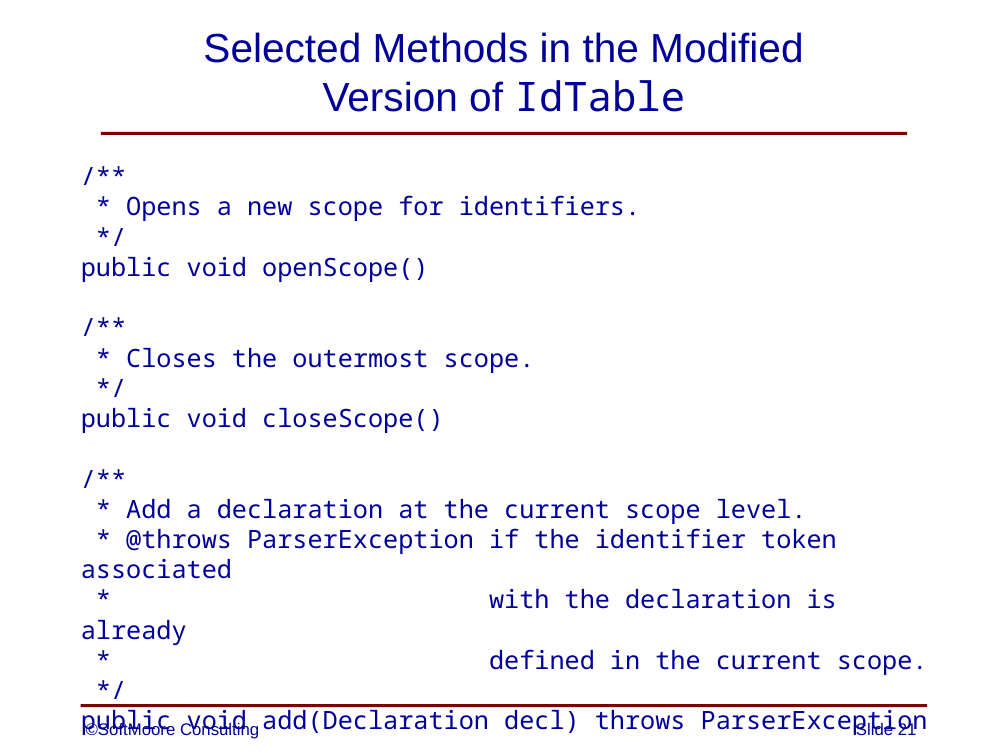
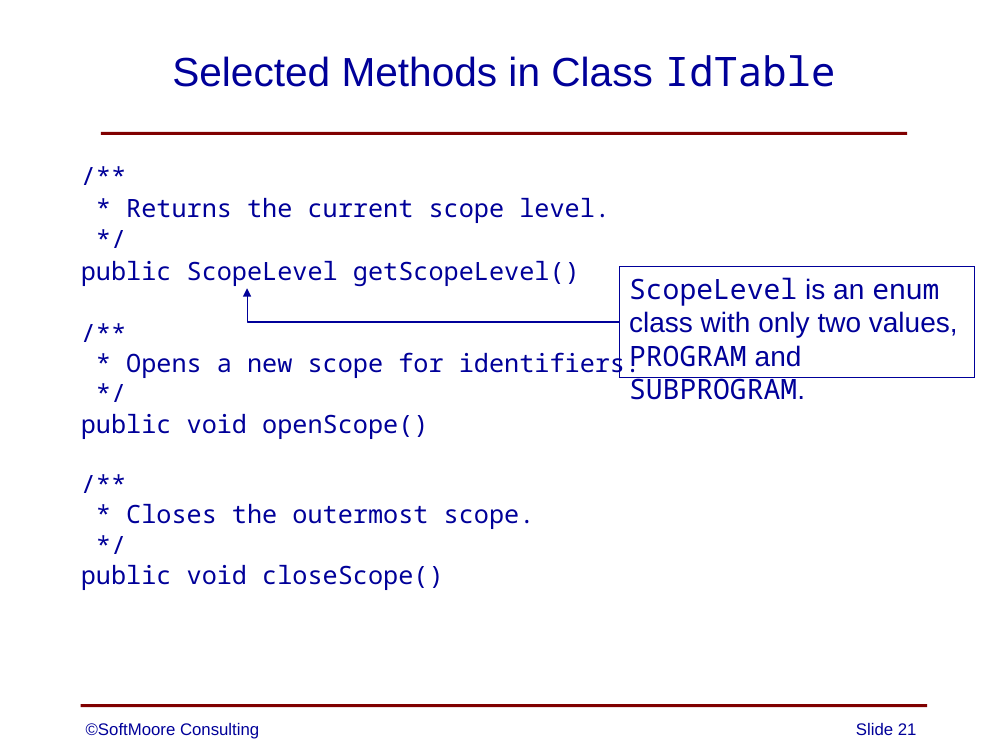
Before and after one commit to SoftMoore/CPRL, a slide deck: slide 21 of PowerPoint Slides/08 - Abstract Syntax Trees.pptx. Drawn at 1008x756 pixels with LibreOffice and Linux fonts; fonts in the diff are those of the drawing. Boxes give left, top, right and bottom in pixels: in the first picture for what was removed or moved away, otherwise in the second. Text is boxed around its words. In the diff, an @@ line names an element or a change of style, - is before the commit and + after.

```diff
--- a/PowerPoint Slides/08 - Abstract Syntax Trees.pptx
+++ b/PowerPoint Slides/08 - Abstract Syntax Trees.pptx
@@ title at <box>172,55,836,87</box>: text changed @@
-Selected Methods in the Modified
-Version of IdTable
+Selected Methods in Class IdTable
@@ text at <box>81,198,610,286</box>: paragraphs added @@
+/**
+* Returns the current scope level.
+*/
+public ScopeLevel getScopeLevel()
@@ rectangle added at <box>619,266,974,378</box>, outline #000099 0.75 pt, 20 pt, text #000099 @@
+ScopeLevel is an enum
+class with only two values,
+PROGRAM and SUBPROGRAM.
@@ elbow arrow added from (619, 322) to (247, 288), #000099 0.75 pt @@
@@ text at <box>81,499,928,735</box>: paragraphs removed @@
-/**
-* Add a declaration at the current scope level.
-* @throws ParserException if the identifier token associated
-* with the declaration is already
-* defined in the current scope.
-*/
-public void add(Declaration decl) throws ParserException
```
Also in this commit, not shown: 7 other slides changed, 3 other files.
